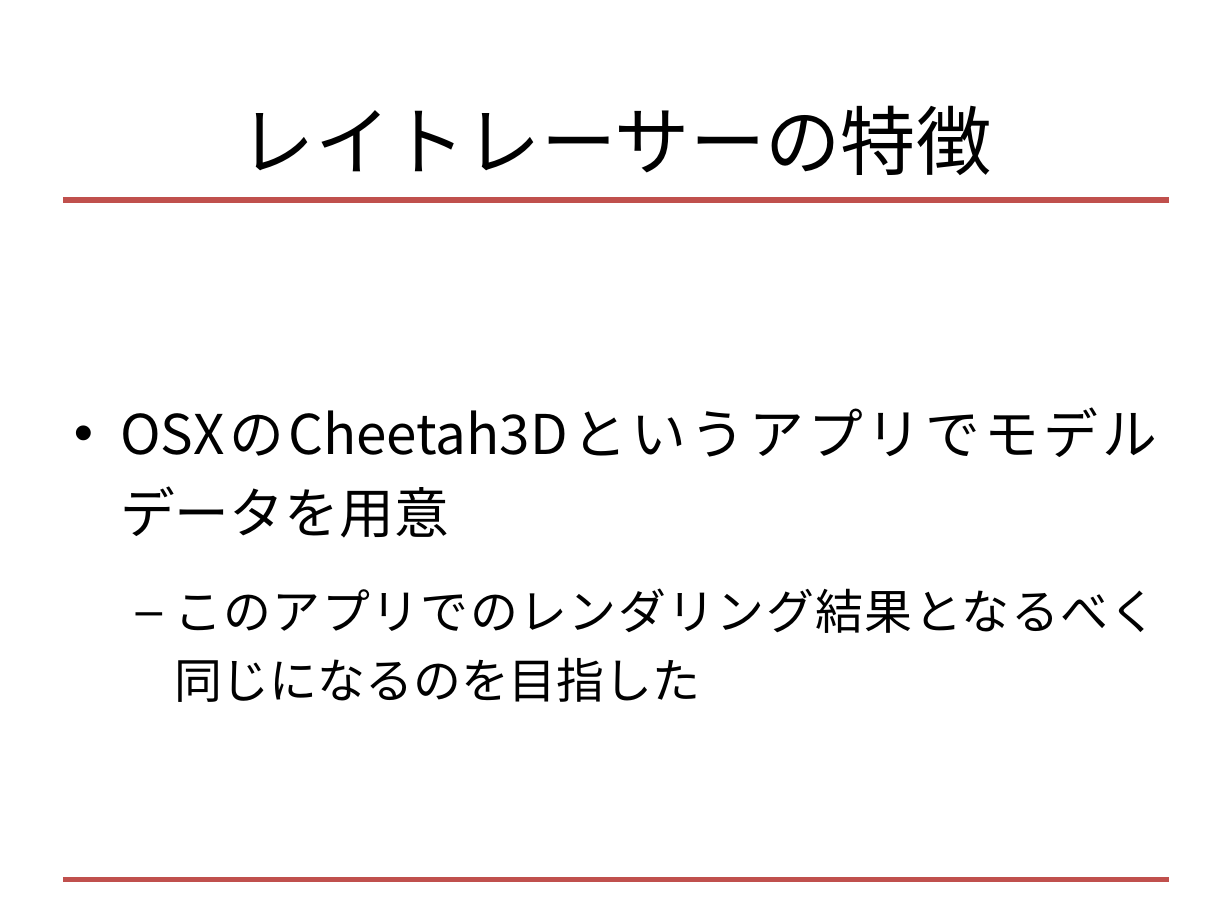
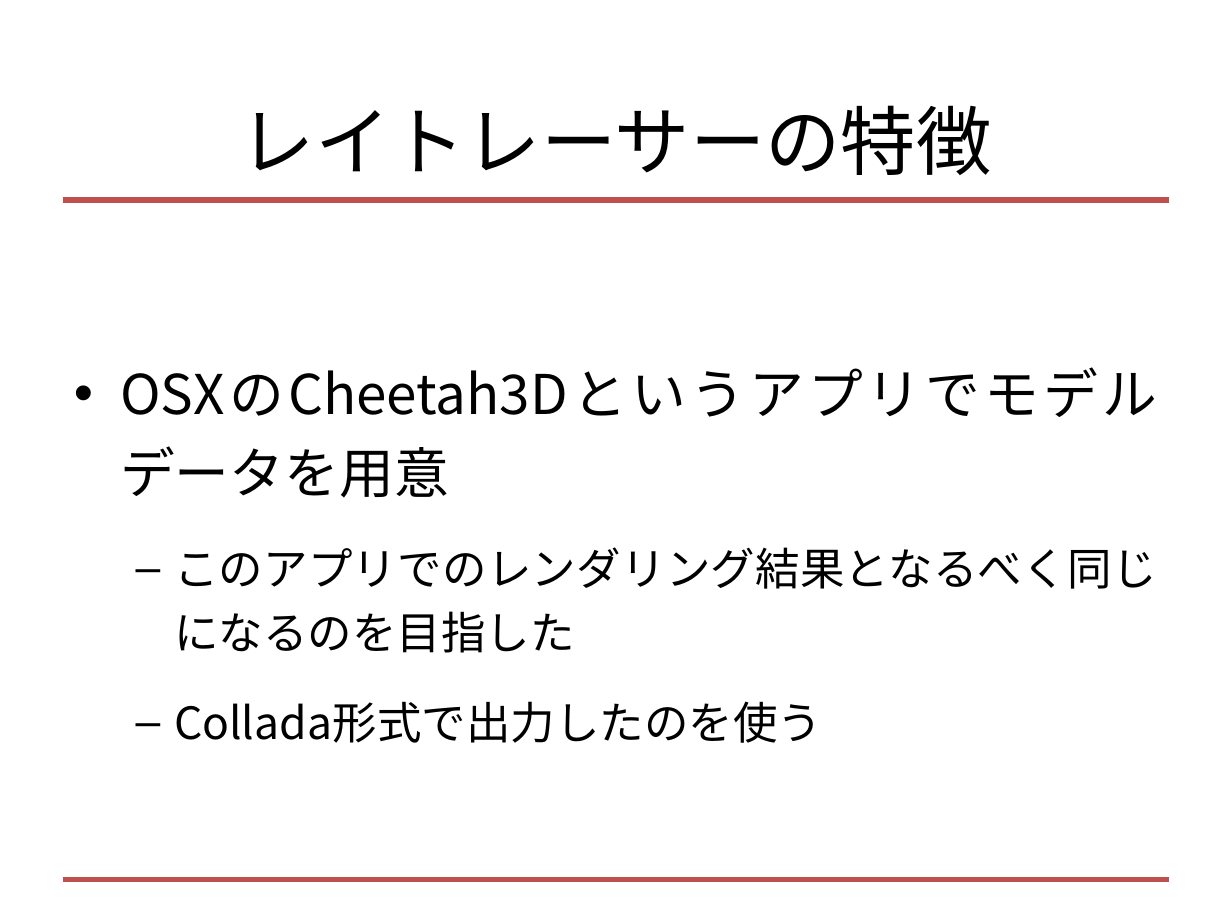
Before and after one commit to tek-nishi/SecondRayTrace, a slide deck: slide 16 of レイトレ合宿3!!!.pptx (slide 13 before the commit). Drawn at 1232x924 pixels with LibreOffice and Linux fonts; fonts in the diff are those of the drawing. Boxes give left, top, right and bottom in pixels: in the first picture for what was removed or moved away, otherwise in the second. Text is boxed around its words. In the diff, an @@ line names an element or a change of style, - is before the commit and + after.

Commit message:
Texture実装を外した

```diff
--- a/レイトレ合宿3!!!.pptx
+++ b/レイトレ合宿3!!!.pptx
@@ text at (x1=174, y1=547, x2=1157, y2=653): size 28 to 26 pt in "このアプリでのレンダリング結果となるべく同じになるのを目指した" @@
@@ text at (x1=174, y1=701, x2=822, y2=743): paragraph added @@
+  – Collada形式で出力したのを使う
```
Also in this commit, not shown: 13 other slides changed, 5 slides added, 3 other files.
